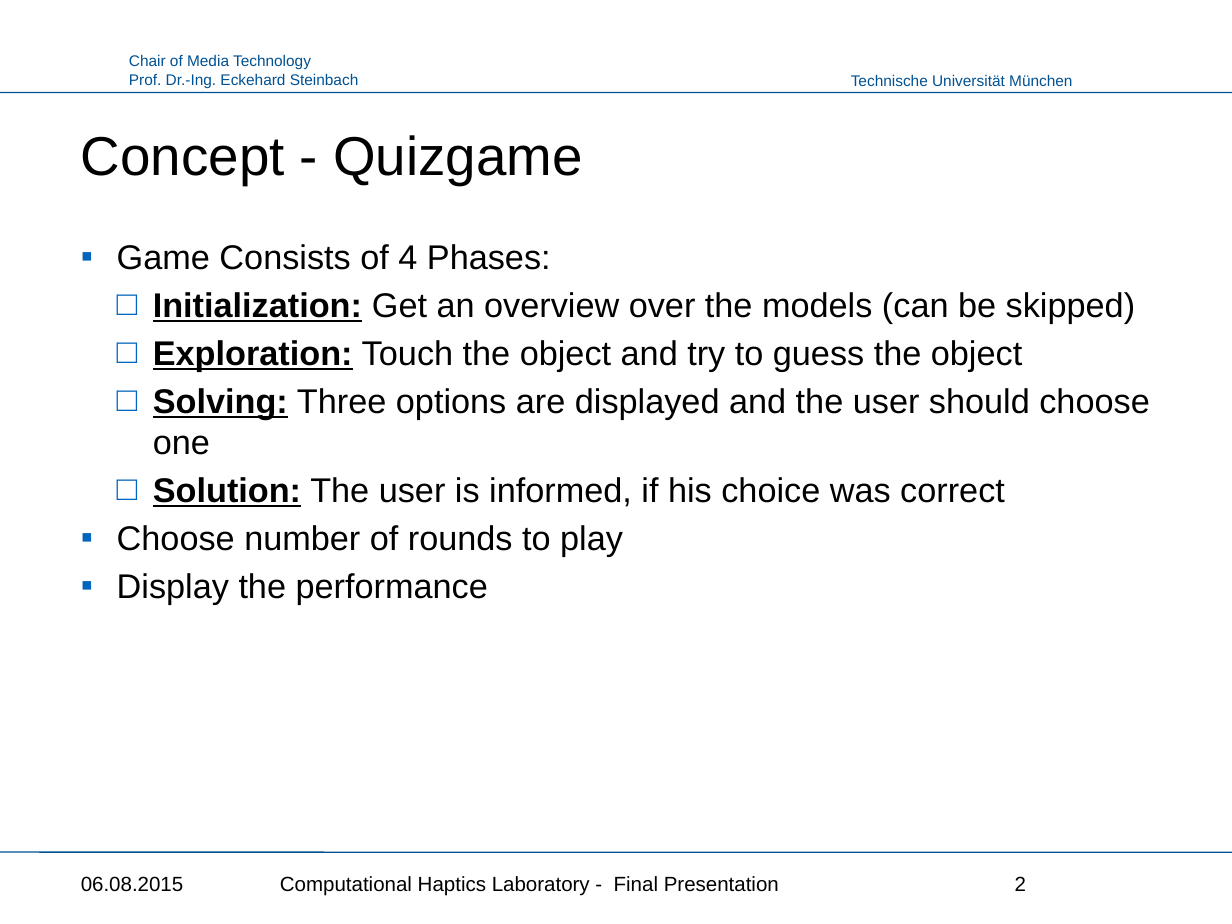
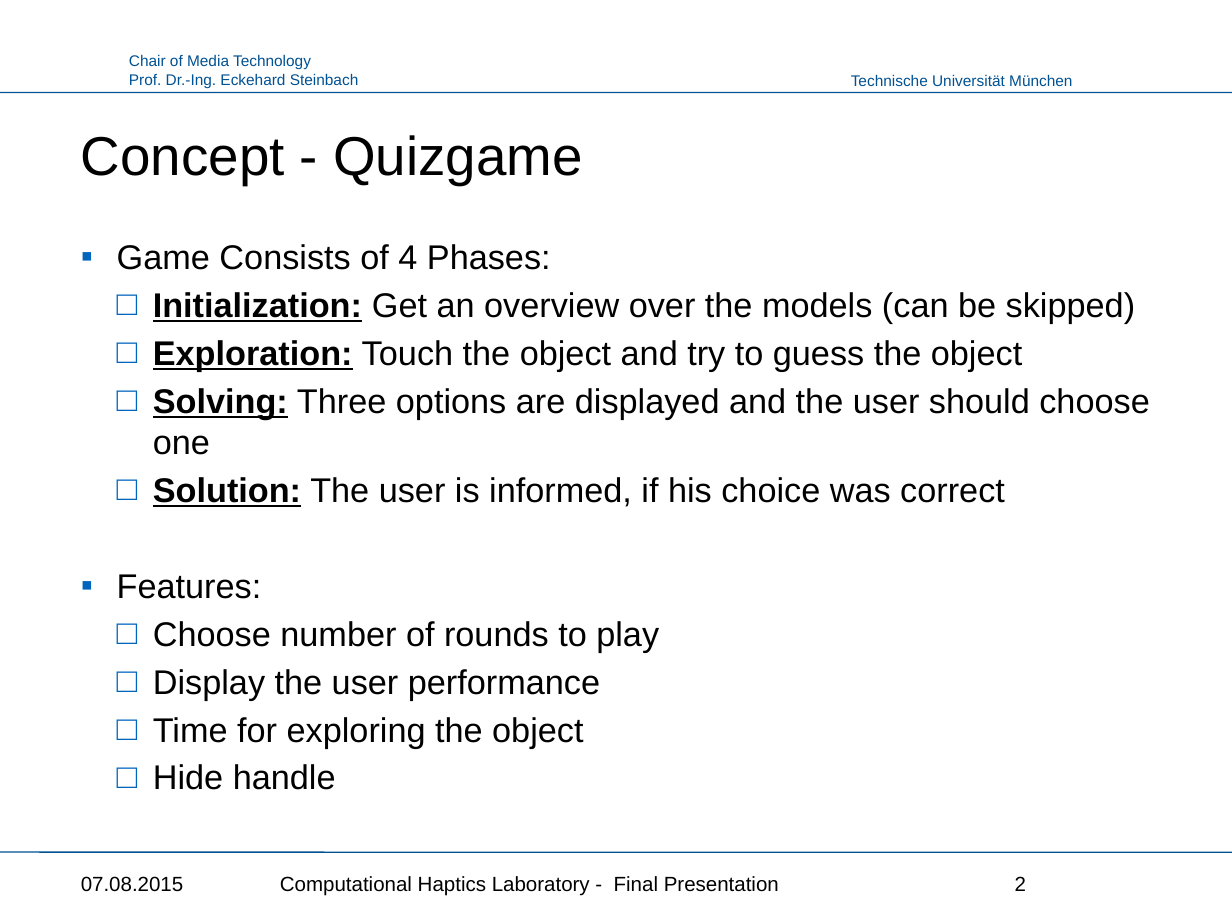
Before and after one commit to Punkbuster0401/HapticsLab, a slide deck: slide 2 of Haptics_Presentation.pptx. Drawn at 1232x924 pixels with LibreOffice and Linux fonts; fonts in the diff are those of the drawing; background and template pictures are left out. Boxes give left, top, right and bottom in pixels: in the first picture for what was removed or moved away, otherwise in the second. Text is boxed around its words. In the diff, an @@ line names an element or a change of style, - is before the commit and + after.

```diff
--- a/Haptics_Presentation.pptx
+++ b/Haptics_Presentation.pptx
@@ text at <box>117,574,262,599</box>: paragraph added @@
+▪ Features:
@@ text at <box>153,621,659,652</box>: bullet ▪ to □; list level 1 to 2 in "Choose number of rounds to ..." @@
@@ text at <box>153,669,600,790</box>: text changed @@
-▪ Display the performance
+  □ Display the user performance
+  □ Time for exploring the object
+  □ Hide handle
@@ text at <box>81,876,184,892</box>: text changed @@
-06.08.2015
+07.08.2015
```
Also in this commit, not shown: 18 other slides changed, 1 slide added, 1 other file.
